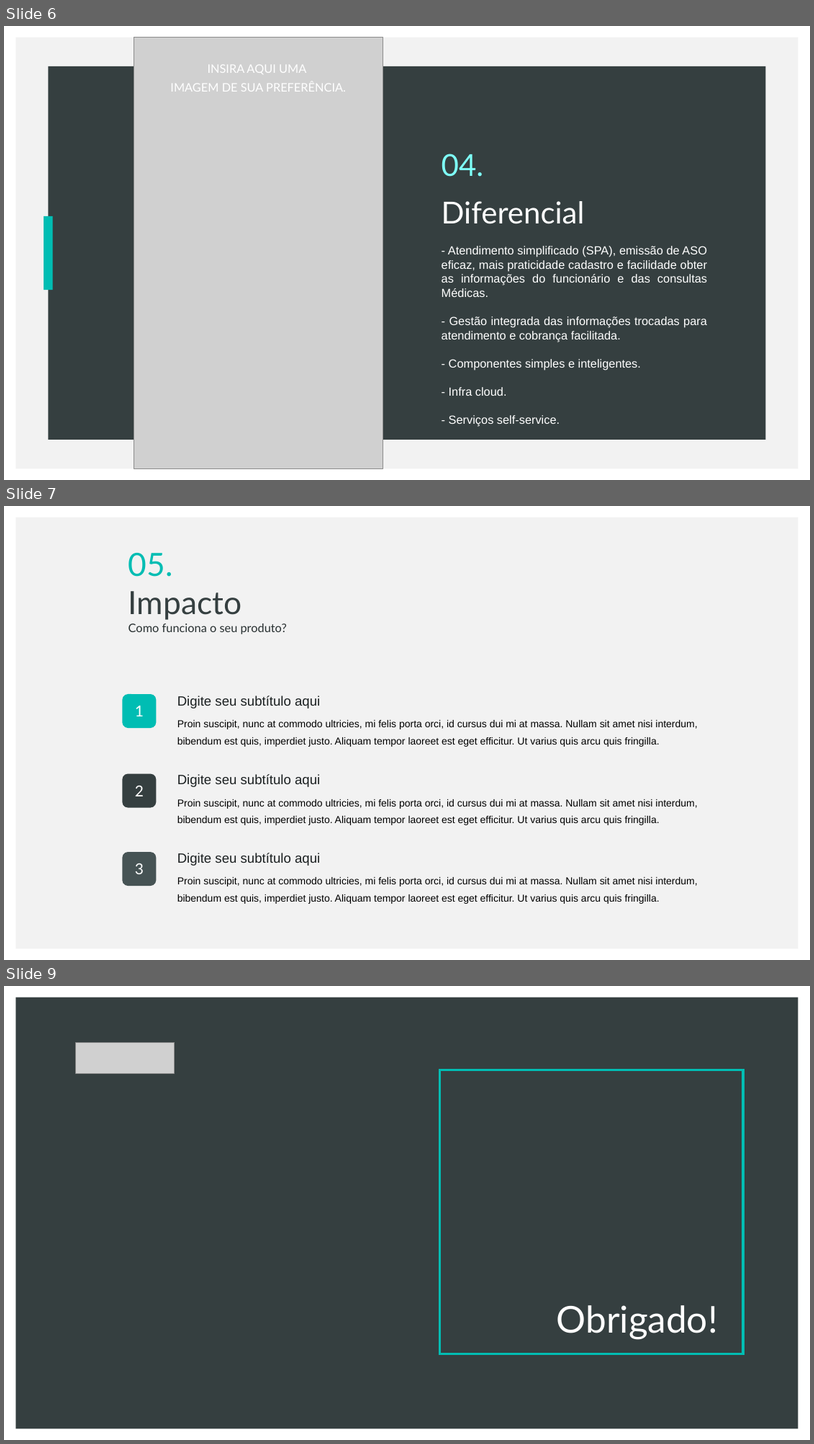
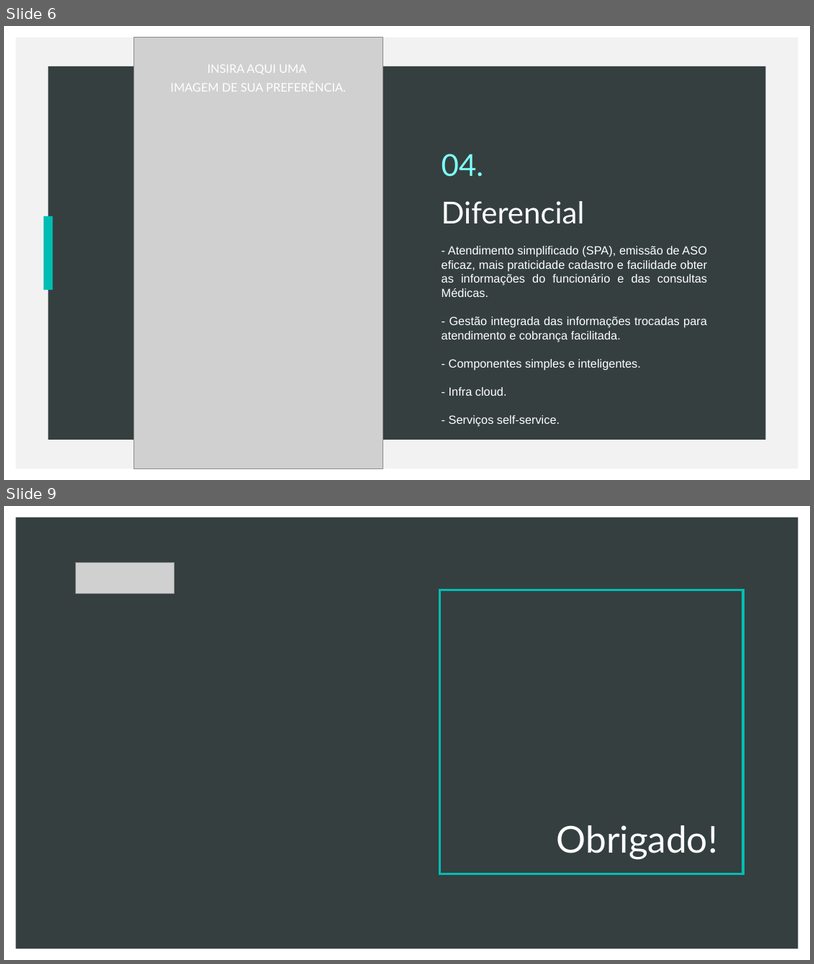
Before and after one commit to saduts/webaso, a slide deck: document/Web Aso Pitch.pptx. Shown one above the other, each under a label of ours: slides 6, 7 and 9 before the commit, slides 6 and 9 after it; the slides between them are not shown. The pictures are 814x1444 and 814x964 pixels, drawn with LibreOffice and Linux fonts; fonts in the diff are those of the drawing; grey boxes stand for pictures. Boxes give left, top, right and bottom in pixels: in the first picture for what was removed or moved away, otherwise in the second. Text is boxed around its words. In the diff, an @@ line names an element or a change of style, - is before the commit and + after.

Commit message:
Pitch

```diff
--- a/document/Web Aso Pitch.pptx
+++ b/document/Web Aso Pitch.pptx
@@ slide 7 removed at bbox=[4, 506, 810, 960], background #FFFFFF; not listed: 1 template element that a slide beside it also shows @@
@@ text removed at bbox=[129, 553, 287, 634] @@
-05.
-Impacto
-Como funciona o seu produto?
@@ rounded rectangle removed at bbox=[123, 694, 157, 728] @@
-1
@@ text removed at bbox=[178, 695, 320, 708] @@
-Digite seu subtítulo aqui
@@ text removed at bbox=[178, 720, 697, 746] @@
-Proin suscipit, nunc at commodo ultricies, mi felis porta orci, id cursus dui mi at massa. Nullam sit amet nisi interdum, bibendum est quis, imperdiet justo. Aliquam tempor laoreet est eget efficitur. Ut varius quis arcu quis fringilla.
@@ rounded rectangle removed at bbox=[123, 773, 157, 807] @@
-2
@@ text removed at bbox=[178, 774, 320, 787] @@
-Digite seu subtítulo aqui
@@ text removed at bbox=[178, 799, 697, 825] @@
-Proin suscipit, nunc at commodo ultricies, mi felis porta orci, id cursus dui mi at massa. Nullam sit amet nisi interdum, bibendum est quis, imperdiet justo. Aliquam tempor laoreet est eget efficitur. Ut varius quis arcu quis fringilla.
@@ rounded rectangle removed at bbox=[123, 852, 157, 885] @@
-3
@@ text removed at bbox=[178, 852, 320, 865] @@
-Digite seu subtítulo aqui
@@ text removed at bbox=[178, 877, 697, 903] @@
-Proin suscipit, nunc at commodo ultricies, mi felis porta orci, id cursus dui mi at massa. Nullam sit amet nisi interdum, bibendum est quis, imperdiet justo. Aliquam tempor laoreet est eget efficitur. Ut varius quis arcu quis fringilla.
```
Also in this commit, not shown: 2 slides added, 1 other slide removed.
